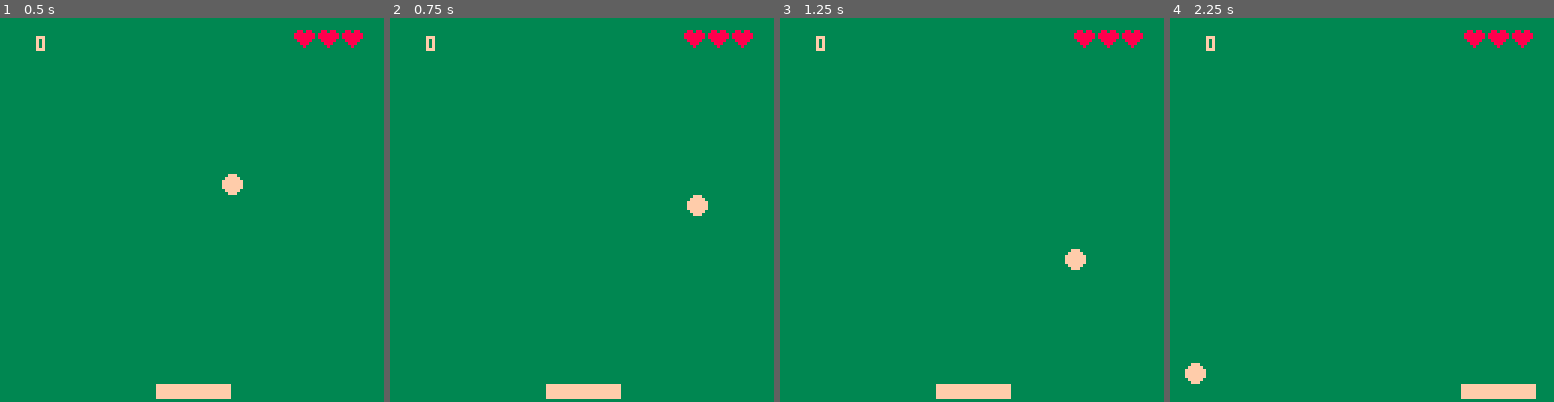
Above: before the commit, frames 1-4 (left to right).
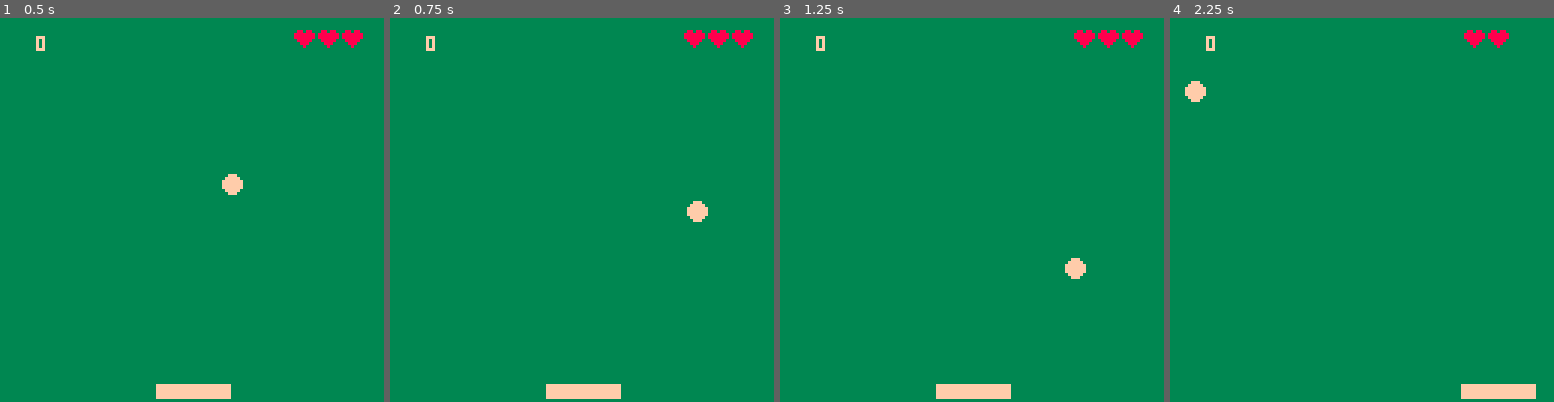
Above: after the commit, the same moments.

Repository: iain8/pico-8-games
Game: PICO-8 cartridge ballandbat.p8
Same seed, same stepped clock (60 frames per second), same inputs: the game is played once before the commit and once after it.
Inputs:
- Up to frame 1 (0.5 s): no input
- Up to frame 2 (0.75 s): no input
- Up to frame 3 (1.25 s): no input
- Up to frame 4 (2.25 s): hold Right 1.6-2.1 s

Frame 1 is identical in both runs. In frame 2, 0.2% of the frame differs, in the area x 77-83%, y 46-54%; in frame 3, 0.3%; in frame 4, 0.6%, in the area x 3-95%, y 3-96%.

Commit message:
new fancy names

Diff:
--- a/pongy.p8
+++ b/ballandbat.p8
@@ -16,7 +16,7 @@
 ballsize=3
 ballxdir=3
 ballydir=-1 -- -1 = down, +1 = up
-ballacc=0.005
+ballacc=0.01
 
 function _init()
   ballx=rnd(64) + ballsize
@@ -39,7 +39,7 @@
 function moveball()
   ballx += ballxdir
 
-  balldy+=ballacc
+  balldy += ballacc
 
   if ballydir==1 then
     bally+=balldy
Renamed: snek_v2.p8 -> snakelike.p8
